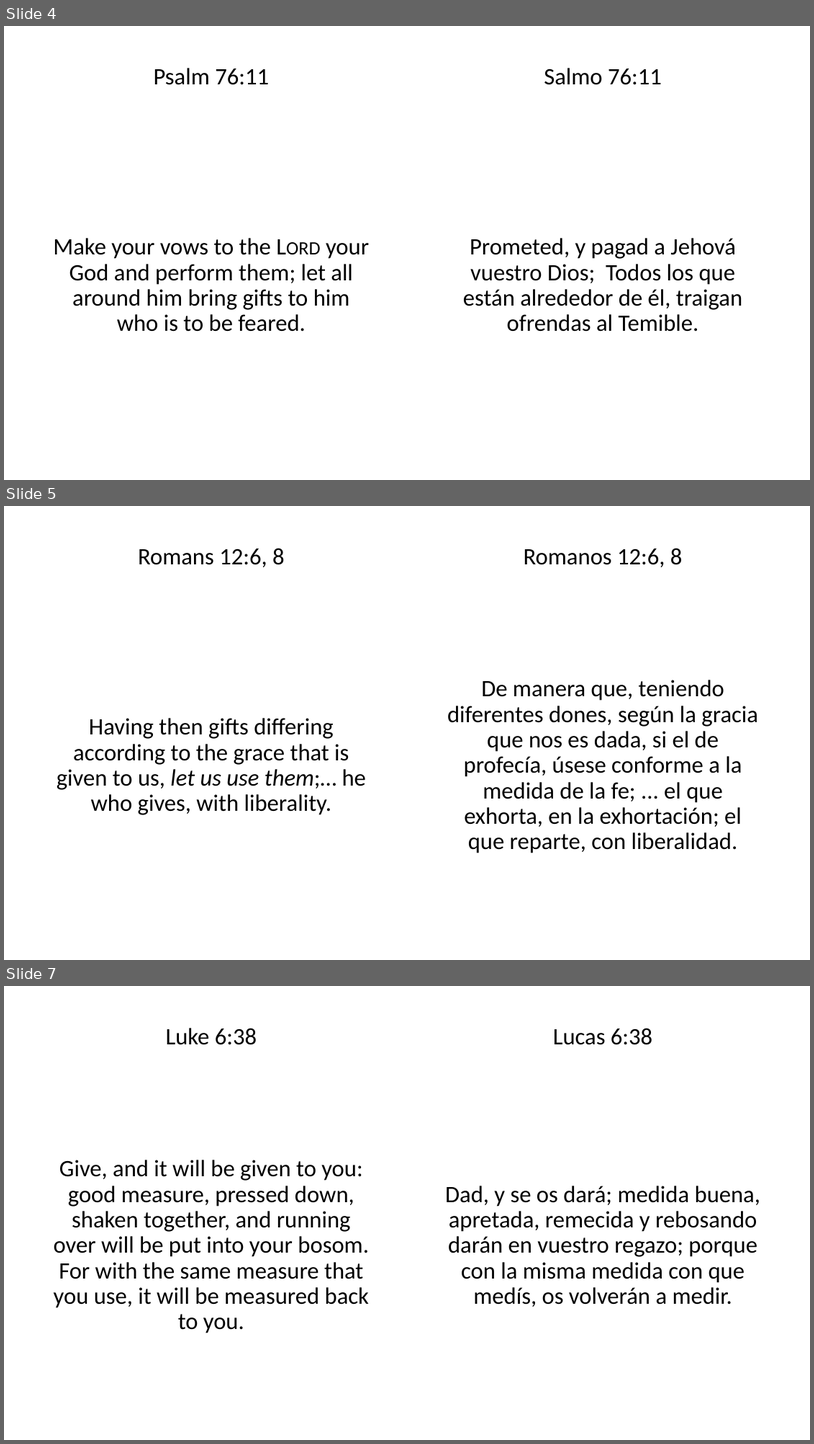
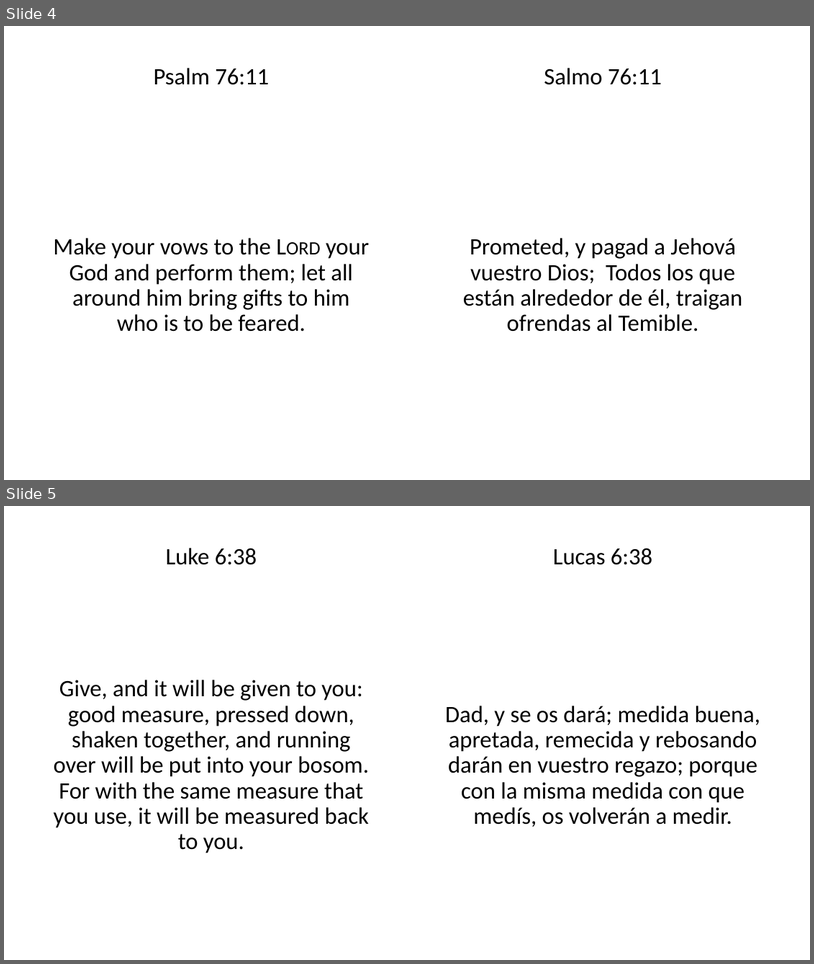
Before and after one commit to btmann/church-service-generator, a slide deck: assets/readings-collection.pptx. Shown one above the other, each under a label of ours: slides 4, 5 and 7 before the commit, slides 4 and 5 after it; the slides between them are not shown. The pictures are 814x1444 and 814x964 pixels, drawn with LibreOffice and Linux fonts; fonts in the diff are those of the drawing. Boxes give left, top, right and bottom in pixels: in the first picture for what was removed or moved away, otherwise in the second. Text is boxed around its words. In the diff, an @@ line names an element or a change of style, - is before the commit and + after.

```diff
--- a/assets/readings-collection.pptx
+++ b/assets/readings-collection.pptx
@@ slide 5 removed at [4, 506, 810, 960], background #FFFFFF @@
@@ text removed at [138, 548, 285, 567] @@
-Romans 12:6, 8
@@ text removed at [524, 548, 683, 567] @@
-Romanos 12:6, 8
@@ text removed at [448, 680, 759, 853] @@
-De manera que, teniendo diferentes dones, según la gracia que nos es dada, si el de profecía, úsese conforme a la medida de la fe; ... el que exhorta, en la exhortación; el que reparte, con liberalidad.
@@ text removed at [57, 718, 366, 815] @@
-Having then gifts differing according to the grace that is given to us, let us use them;… he who gives, with liberality.
@@ what was slide 7 is now slide 5 @@
```
Also in this commit, not shown: 1 other slide removed, 4 other files.
